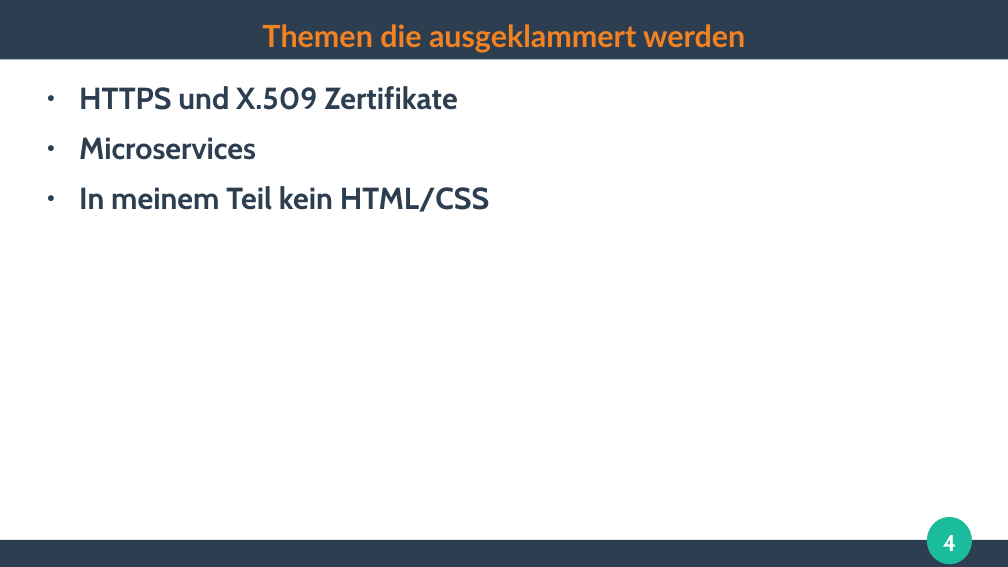
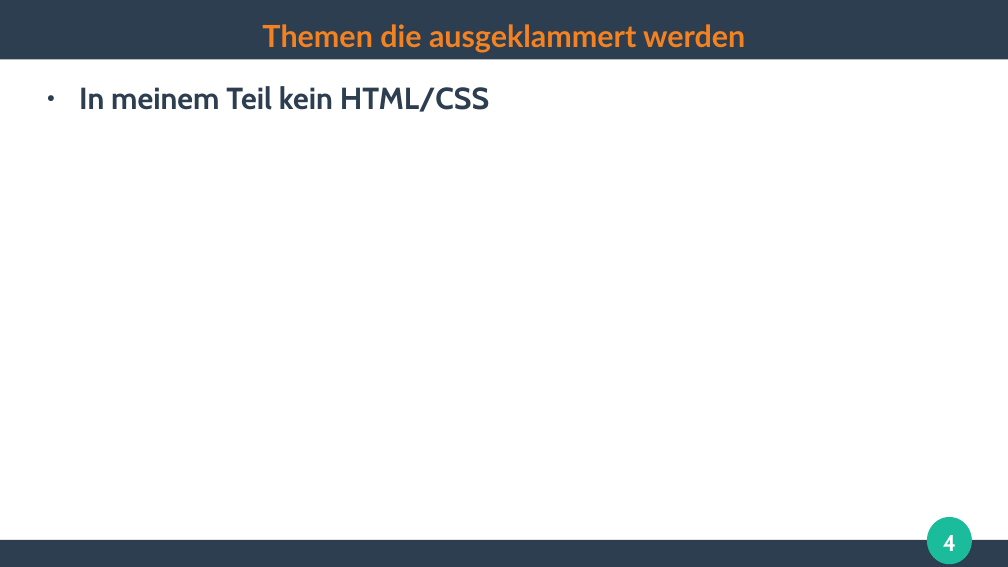
Before and after one commit to ghandmann/HS-AlbSig-WebAnwendungen2, a slide deck: slide 4 of Kapitel/99_Klausurvorbereitung.odp. Drawn at 1008x567 pixels with LibreOffice and Linux fonts; fonts in the diff are those of the drawing. Boxes give left, top, right and bottom in pixels: in the first picture for what was removed or moved away, otherwise in the second. Text is boxed around its words. In the diff, an @@ line names an element or a change of style, - is before the commit and + after.

```diff
--- a/Kapitel/99_Klausurvorbereitung.odp
+++ b/Kapitel/99_Klausurvorbereitung.odp
@@ text at <box>79,86,457,160</box>: paragraphs removed @@
-● HTTPS und X.509 Zertifikate
-● Microservices
```
Also in this commit, not shown: 2 other slides changed.
